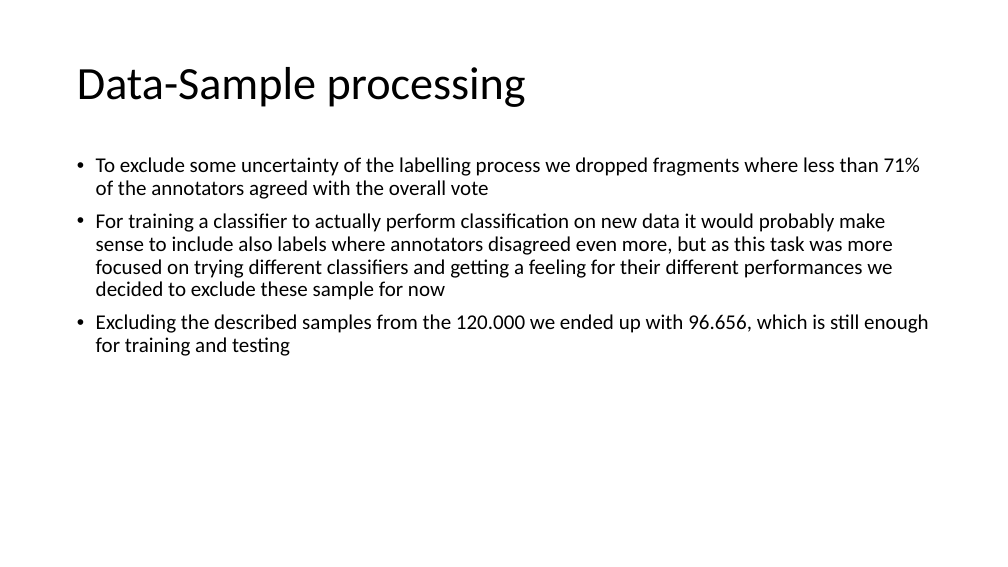
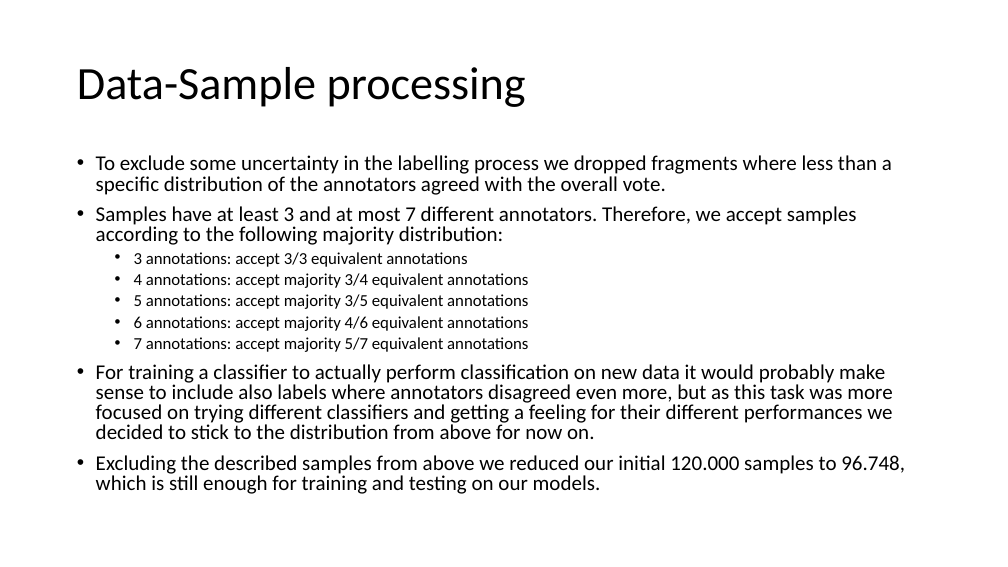
Before and after one commit to sandroassek/SS23_UE_MLPC, a slide deck: slide 4 of Task 3.pptx. Drawn at 1008x567 pixels with LibreOffice and Linux fonts; fonts in the diff are those of the drawing. Boxes give left, top, right and bottom in pixels: in the first picture for what was removed or moved away, otherwise in the second. Text is boxed around its words. In the diff, an @@ line names an element or a change of style, - is before the commit and + after.

Commit message:
added distribution for sampling, updated powerpoint slide

```diff
--- a/Task 3.pptx
+++ b/Task 3.pptx
@@ text at box(96, 155, 905, 494): text changed @@
-• To exclude some uncertainty of the labelling process we dropped fragments where less than 71% of the annotators agreed with the overall vote
-• For training a classifier to actually perform classification on new data it would probably make sense to include also labels where annotators disagreed even more, but as this task was more focused on trying different classifiers and getting a feeling for their different performances we decided to exclude these sample for now
-• Excluding the described samples from the 120.000 we ended up with 96.656, which is still enough for training and testing
+• To exclude some uncertainty in the labelling process we dropped fragments where less than a specific distribution of the annotators agreed with the overall vote.
+• Samples have at least 3 and at most 7 different annotators. Therefore, we accept samples according to the following majority distribution:
+  • 3 annotations: accept 3/3 equivalent annotations
+  • 4 annotations: accept majority 3/4 equivalent annotations
+  • 5 annotations: accept majority 3/5 equivalent annotations
+  • 6 annotations: accept majority 4/6 equivalent annotations
+  • 7 annotations: accept majority 5/7 equivalent annotations
+• For training a classifier to actually perform classification on new data it would probably make sense to include also labels where annotators disagreed even more, but as this task was more focused on trying different classifiers and getting a feeling for their different performances we decided to stick to the distribution from above for now on.
+• Excluding the described samples from above we reduced our initial 120.000 samples to 96.748, which is still enough for training and testing on our models.
```
Also in this commit, not shown: 1 other file.
